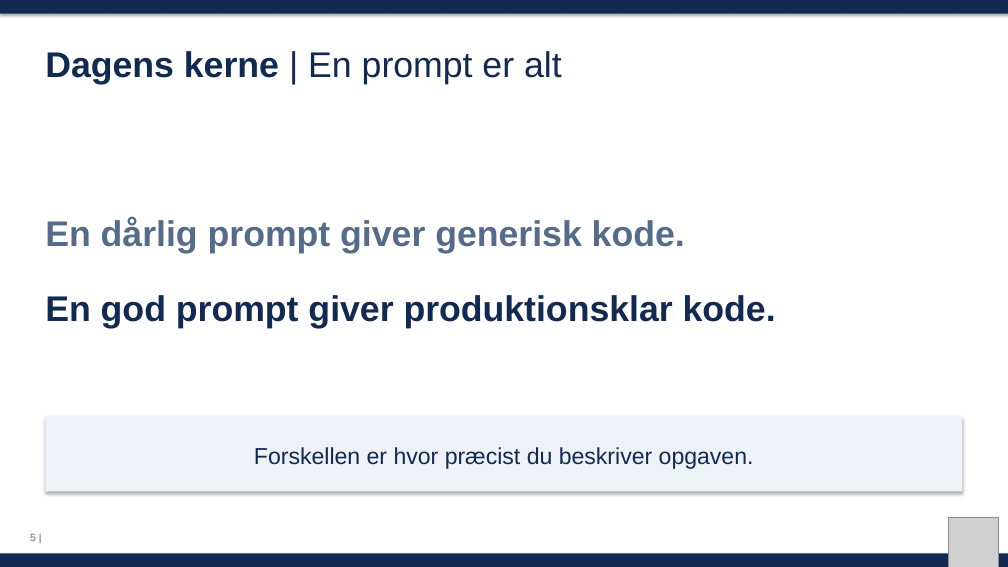
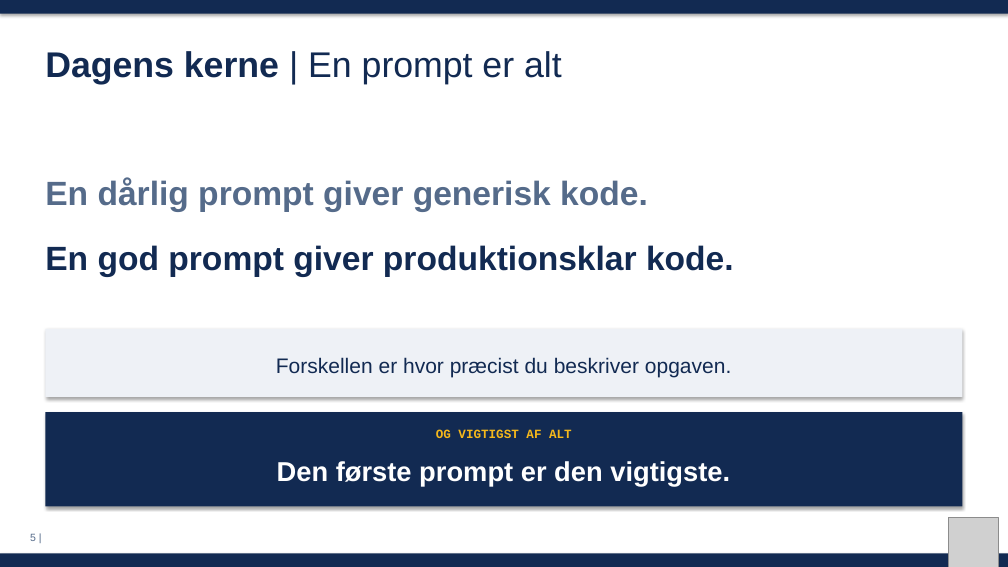
Before and after one commit to MatiasGramkow/EDCxClaudeWorkshop, a slide deck: slide 5 of slides/session1.pptx. Drawn at 1008x567 pixels with LibreOffice and Linux fonts; fonts in the diff are those of the drawing; grey boxes stand for pictures. Boxes give left, top, right and bottom in pixels: in the first picture for what was removed or moved away, otherwise in the second. Text is boxed around its words. In the diff, an @@ line names an element or a change of style, - is before the commit and + after.

```diff
--- a/slides/session1.pptx
+++ b/slides/session1.pptx
@@ text "En dårlig prompt giver generisk ...": place and size @@
-text "En dårlig prompt giver generisk ..." at (45, 218, 685, 253)
+text "En dårlig prompt giver generisk ..." at (45, 179, 648, 212)
@@ text "En dårlig prompt giver generisk ..." at (45, 179, 648, 212): size 34 to 32 pt @@
@@ text "En god prompt giver produktionsklar ..." at (45, 245, 734, 277): size 34 to 32 pt @@
@@ text "En god prompt giver produktionsklar ...": place and size @@
-text "En god prompt giver produktionsklar ..." at (45, 295, 776, 328)
+text "En god prompt giver produktionsklar ..." at (45, 245, 734, 277)
@@ text "Forskellen er hvor præcist du ...": place and size @@
-text "Forskellen er hvor præcist du ..." at (254, 447, 754, 469)
+text "Forskellen er hvor præcist du ..." at (276, 357, 731, 377)
@@ text "Forskellen er hvor præcist du ..." at (276, 357, 731, 377): size 22 to 20 pt @@
@@ rectangle added at (45, 329, 963, 397), fill #EEF1F6 @@
@@ rectangle: place and size @@
-rectangle at (45, 416, 963, 492)
+rectangle at (45, 412, 963, 507)
@@ rectangle at (45, 412, 963, 507): fill #EEF1F6 to #122A52 @@
@@ text added at (436, 429, 572, 438), 12 pt, text #F5B81C, bold @@
+OG VIGTIGST AF ALT
@@ text added at (277, 461, 730, 486), 26 pt, text #FFFFFF, bold @@
+Den første prompt er den vigtigste.
```
Also in this commit, not shown: 1 other file.
